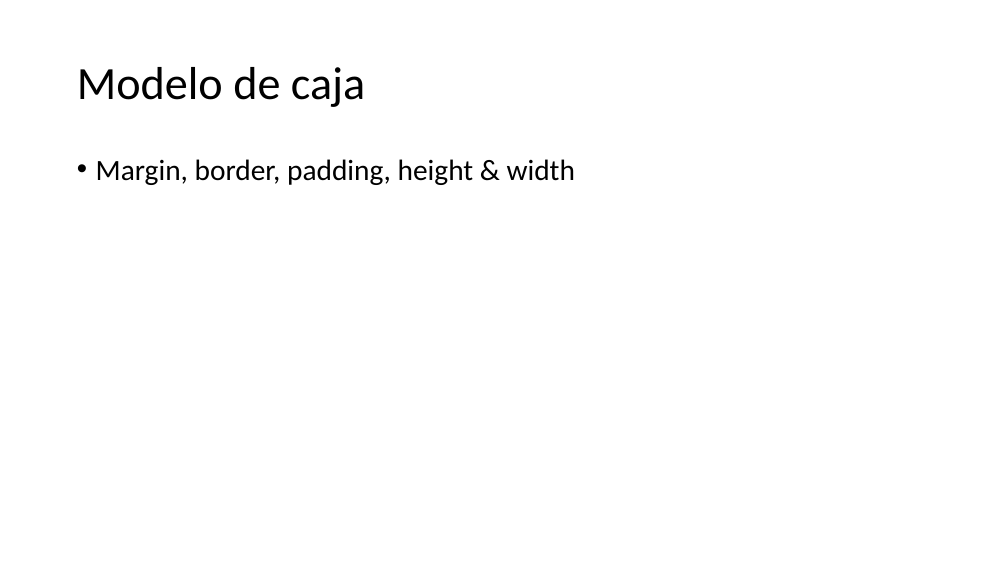
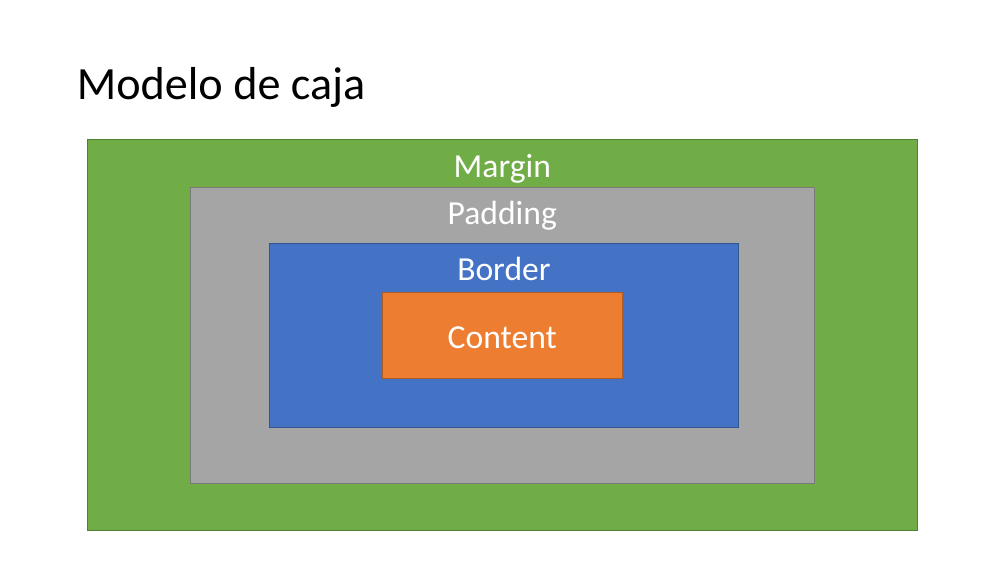
Before and after one commit to Nuevas-Tecnologias-FIUBA/Clase-HTML-CSS, a slide deck: slide 26 of Slides/Clase.pptx (slide 19 before the commit). Drawn at 1008x567 pixels with LibreOffice and Linux fonts; fonts in the diff are those of the drawing. Boxes give left, top, right and bottom in pixels: in the first picture for what was removed or moved away, otherwise in the second. Text is boxed around its words. In the diff, an @@ line names an element or a change of style, - is before the commit and + after.

```diff
--- a/Slides/Clase.pptx
+++ b/Slides/Clase.pptx
@@ rectangle added at [88, 140, 918, 531], fill #70AD47, outline #538035 1 pt, 32 pt, text #FFFFFF @@
+Margin
@@ text removed at [96, 159, 575, 185] @@
-• Margin, border, padding, height & width
@@ rectangle added at [191, 188, 814, 483], fill #A5A5A5, outline #7A7A7A 1 pt, 32 pt, text #FFFFFF @@
+Padding
@@ rectangle added at [270, 243, 739, 427], fill #4472C4, outline #325491 1 pt, 32 pt, text #FFFFFF @@
+Border
@@ rectangle added at [383, 293, 623, 378], fill #ED7D31, outline #AF5C24 1 pt, 32 pt, text #FFFFFF @@
+Content
```
Also in this commit, not shown: 6 other slides changed, 11 slides added, 1 slide removed.
